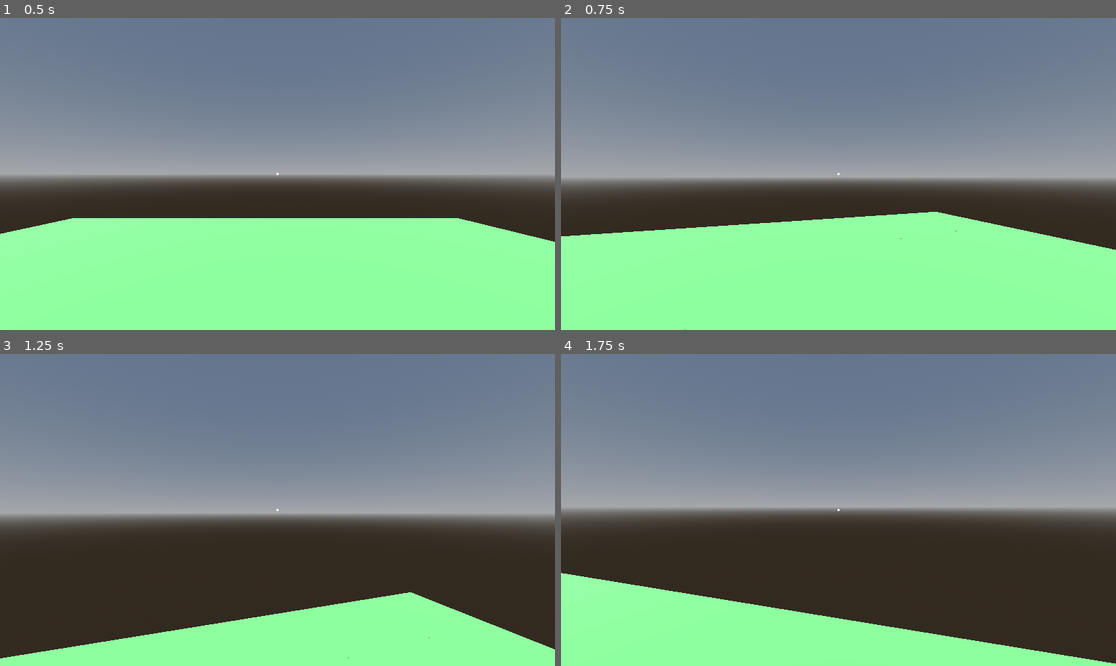
Above: before the commit, frames 1-4 (two rows, left to right).
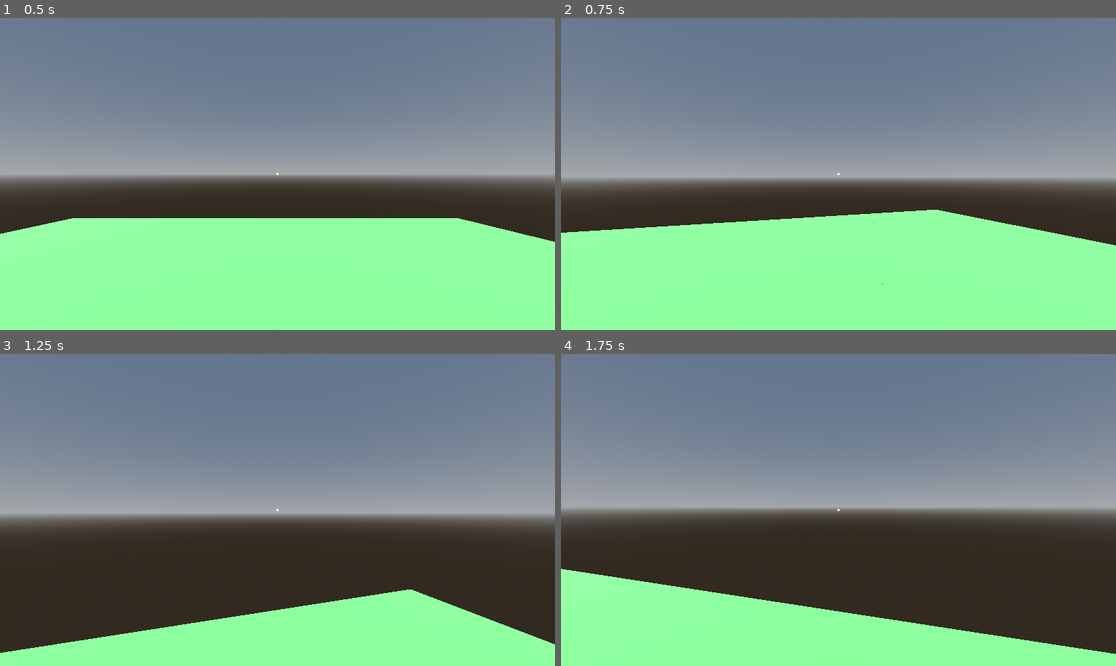
Above: after the commit, the same moments.

Repository: vuloi05/Minecraft
Game: Godot game, scene res://Main.tscn
Two runs of this game, one before a commit and one after it. Both use one fixed random seed, a clock stepped at 60 frames per second and the inputs below.
Inputs (mouse positions are in pixels of both pictures, inside the frame that each line leads up to):
- Up to frame 1 (0.5 s): no input
- Up to frame 2 (0.75 s): tap Enter at 0.5 s; move the mouse to (866, 174) at 0.52 s; hold W from 0.53 s (still down); click (866, 174) at 0.67 s
- Up to frame 3 (1.25 s): keep holding W; tap Space at 0.77 s
- Up to frame 4 (1.75 s): keep holding W; move the mouse to (810, 510) at 1.27 s; tap Space at 1.52 s

Frame 1 is identical in both runs. In frame 2, 1.0% of the frame differs, in the area x 0-100%, y 61-100%; in frame 3, 1.3%; in frame 4, 2.2%, in the area x 0-100%, y 68-100%.

Commit message:
fix: giam kich thuoc va cham cua player de roi duoc xuong lo 1x1

Diff:
--- a/Main.tscn
+++ b/Main.tscn
@@ -1,10 +1,9 @@
-[gd_scene load_steps=6 format=3 uid="uid://cx1g0wkq3n00k"]
+[gd_scene load_steps=7 format=3 uid="uid://cx1g0wkq3n00k"]
 
 [ext_resource type="Script" path="res://player.gd" id="1_script"]
 [ext_resource type="Script" path="res://world.gd" id="2_world"]
 
 [sub_resource type="ProceduralSkyMaterial" id="ProceduralSkyMaterial_abc12"]
-sky_top_color = Color(0.385, 0.454, 0.55, 1)
 sky_horizon_color = Color(0.646, 0.656, 0.67, 1)
 ground_horizon_color = Color(0.646, 0.656, 0.67, 1)
 
@@ -16,6 +15,8 @@
 sky = SubResource("Sky_def34")
 
 [sub_resource type="CapsuleShape3D" id="CapsuleShape3D_player"]
+radius = 0.3
+height = 1.8
 
 [node name="Main" type="Node3D"]
 
